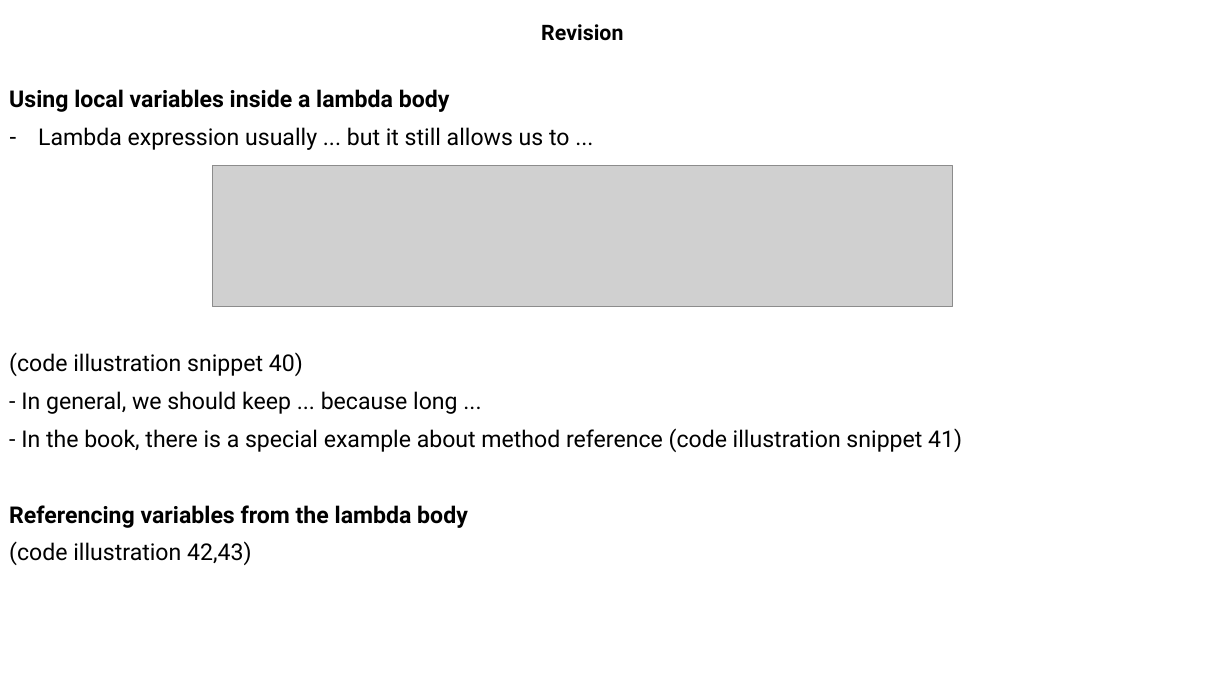
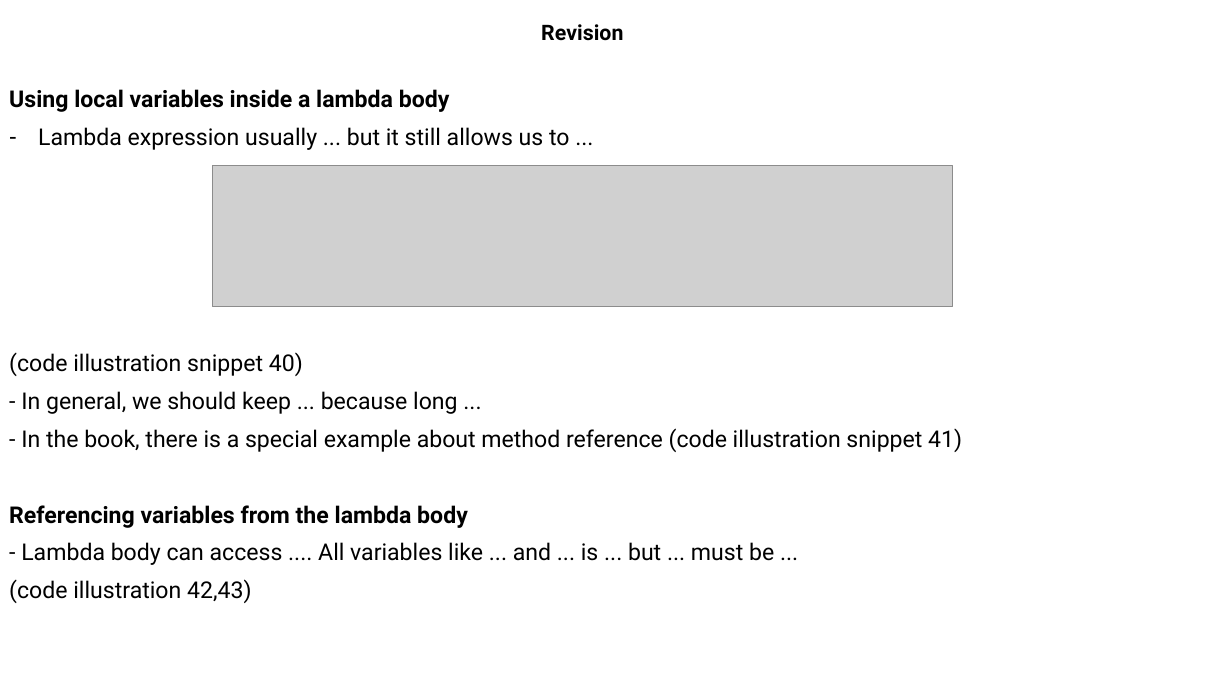
Before and after one commit to MaiDinhVinh/CS-Java, a slide deck: slide 26 of OCP17/old progress/Chapter 8 - Lambdas and Functional Interface.pptx. Drawn at 1232x693 pixels with LibreOffice and Linux fonts; fonts in the diff are those of the drawing; grey boxes stand for pictures. Boxes give left, top, right and bottom in pixels: in the first picture for what was removed or moved away, otherwise in the second. Text is boxed around its words. In the diff, an @@ line names an element or a change of style, - is before the commit and + after.

```diff
--- a/OCP17/old progress/Chapter 8 - Lambdas and Functional Interface.pptx
+++ b/OCP17/old progress/Chapter 8 - Lambdas and Functional Interface.pptx
@@ text at [21,542,774,565]: paragraph added @@
+- Lambda body can access .... All variables like ... and ... is ... but ... must be ...
```
Also in this commit, not shown: 4 other slides changed.
